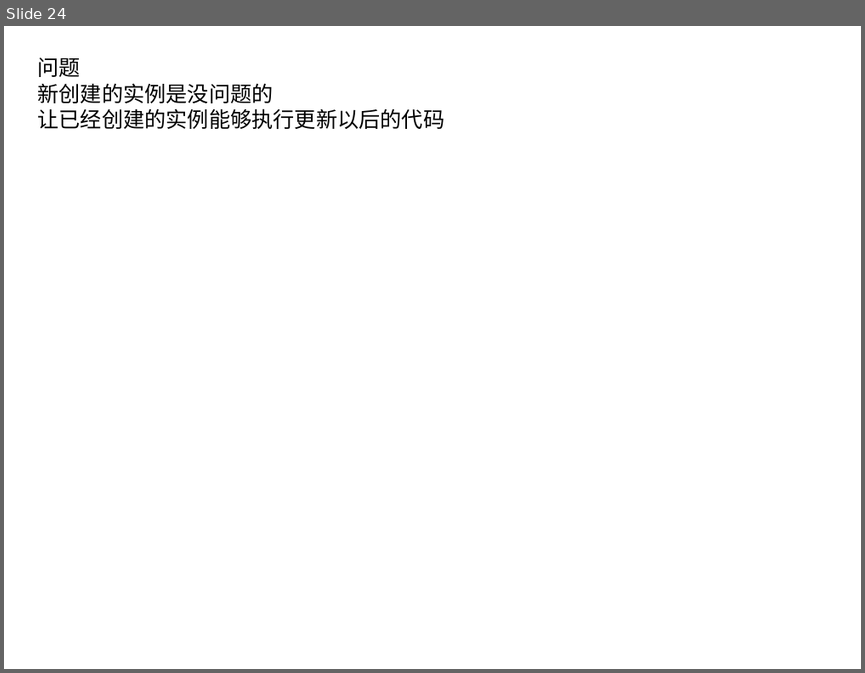
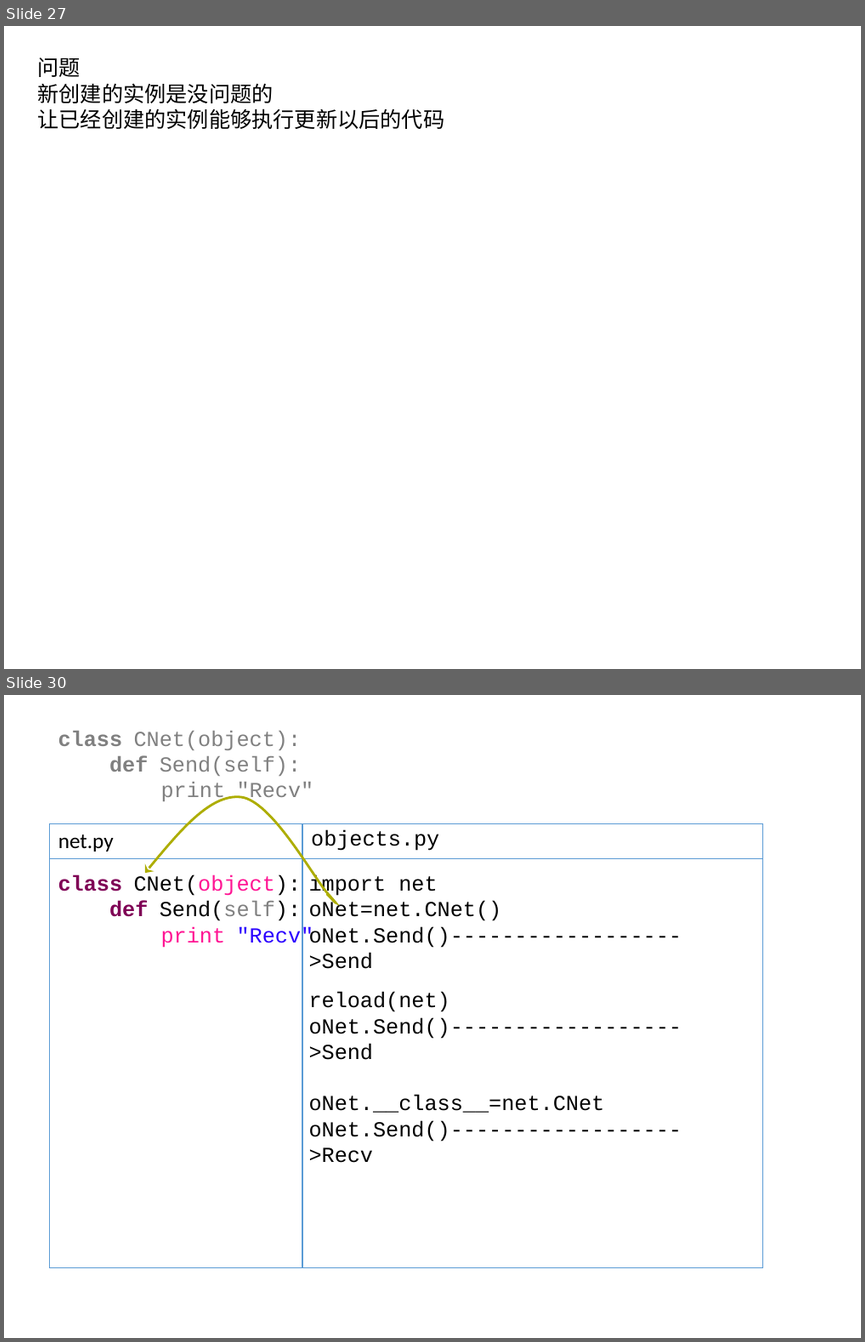
Before and after one commit to menfeng/studynote, a slide deck: python/source code/import/import.pptx. Shown one above the other, each under a label of ours: slide 24 before the commit, slides 27 and 30 after it; the slides between them are not shown. The pictures are 865x673 and 865x1342 pixels, drawn with LibreOffice and Linux fonts; fonts in the diff are those of the drawing. Boxes give left, top, right and bottom in pixels: in the first picture for what was removed or moved away, otherwise in the second. Text is boxed around its words. In the diff, an @@ line names an element or a change of style, - is before the commit and + after.

```diff
--- a/python/source code/import/import.pptx
+++ b/python/source code/import/import.pptx
@@ slide 30 added at [4,695,861,1338], background #FFFFFF @@
@@ text added at [58,731,314,805], 18 pt, text #808080 @@
+class CNet(object):
+def Send(self):
+print "Recv"
@@ freeform shape added at [145,777,357,927], outline #ADAD01 2 pt @@
@@ table added at [49,823,762,1266], 2 rows, 2 columns @@
+net.py | objects.py
+ | 
@@ text added at [58,875,314,949], 18 pt, text #000000 @@
+class CNet(object):
+def Send(self):
+print "Recv"
@@ text added at [309,875,682,969], 18 pt, text #000000 @@
+import net
+oNet=net.CNet()
+oNet.Send()------------------>Send
@@ text added at [309,992,682,1163], 18 pt, text #000000 @@
+reload(net)
+oNet.Send()------------------>Send
+oNet.__class__=net.CNet
+oNet.Send()------------------>Recv
@@ what was slide 24 is now slide 27 @@
```
Also in this commit, not shown: 10 slides changed, 6 other slides added, 2 slides removed.
